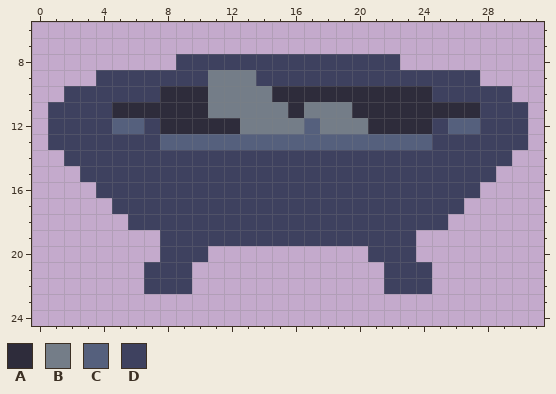
One commit to this pixel-art file: Assets/Sprites/furniture/firePit.aseprite. The first picture shows the starting point.
32x28 pixels, 1 frame. Shown: x 0..31, y 6..24.
Palette (. is transparent): A #2e2c3b  B #747d88  C #55607d  D #3e415f
Pixels before, first column x 1:
 8 ........DDDDDDDDDDDDDD........
 9 ...DDDDDDDBBBDDDDDDDDDDDDDD...
10 .DDDDDDAAABBBBAAAAAAAAAADDDDD.
11 DDDDAAAAAABBBBBABBBAAAAAAAADDD
12 DDDDCCDAAAAABBBBCBBBAAAADCCDDD
13 DDDDDDDCCCCCCCCCCCCCCCCCDDDDDD
14 .DDDDDDDDDDDDDDDDDDDDDDDDDDDD.
15 ..DDDDDDDDDDDDDDDDDDDDDDDDDD..
16 ...DDDDDDDDDDDDDDDDDDDDDDDD...
17 ....DDDDDDDDDDDDDDDDDDDDDD....
18 .....DDDDDDDDDDDDDDDDDDDD.....
19 .......DDDDDDDDDDDDDDDD.......
20 .......DDD..........DDD.......
21 ......DDD............DDD......
22 ......DDD............DDD......
And afterwards:
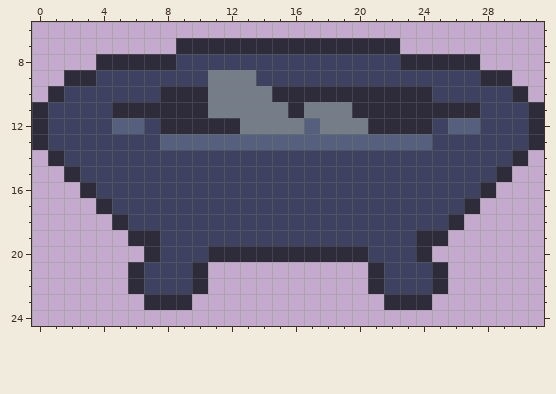
From old to new:
layer "Layer 1 #2" added
Changed rows in their new state; - is an unchanged pixel.
Layer "Layer 1 #2":
first column x 0:
 7 ---------AAAAAAAAAAAAAA---------
 8 ----AAAAA--------------AAAAA----
 9 --AA------------------------AA--
10 -A----------------------------A-
11 A------------------------------A
12 A------------------------------A
13 A------------------------------A
14 -A----------------------------A-
15 --A--------------------------A--
16 ---A------------------------A---
17 ----A----------------------A----
18 -----A--------------------A-----
19 ------AA----------------AA------
20 -------A---AAAAAAAAAA---A-------
21 ------A---A----------A---A------
22 ------A---A----------A---A------
23 -------AAA------------AAA-------
